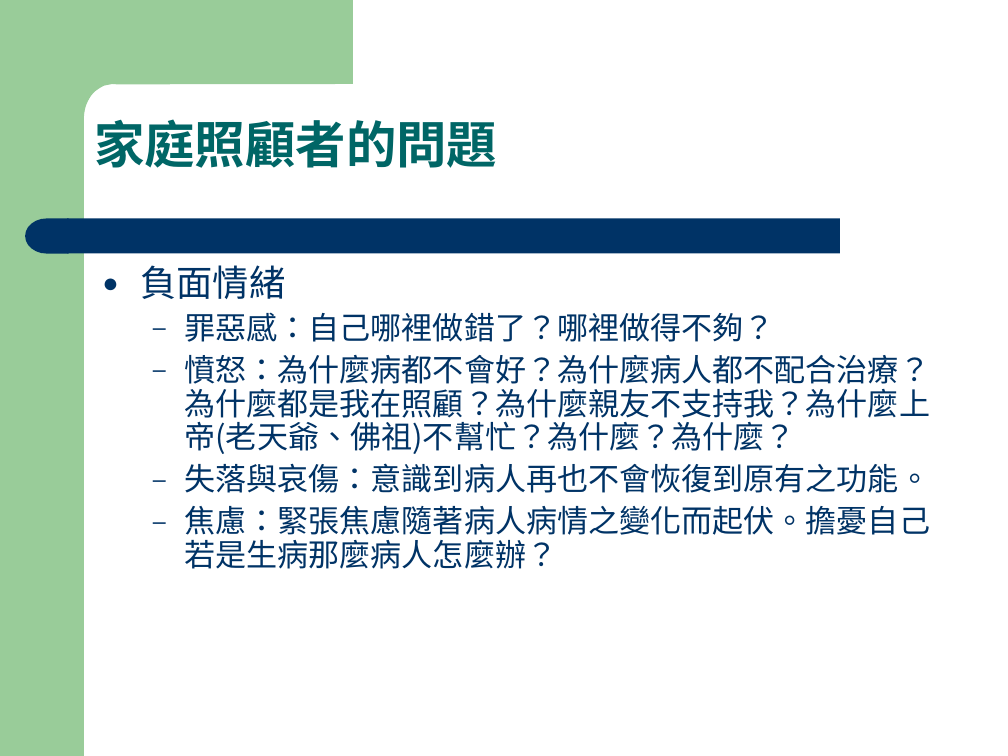
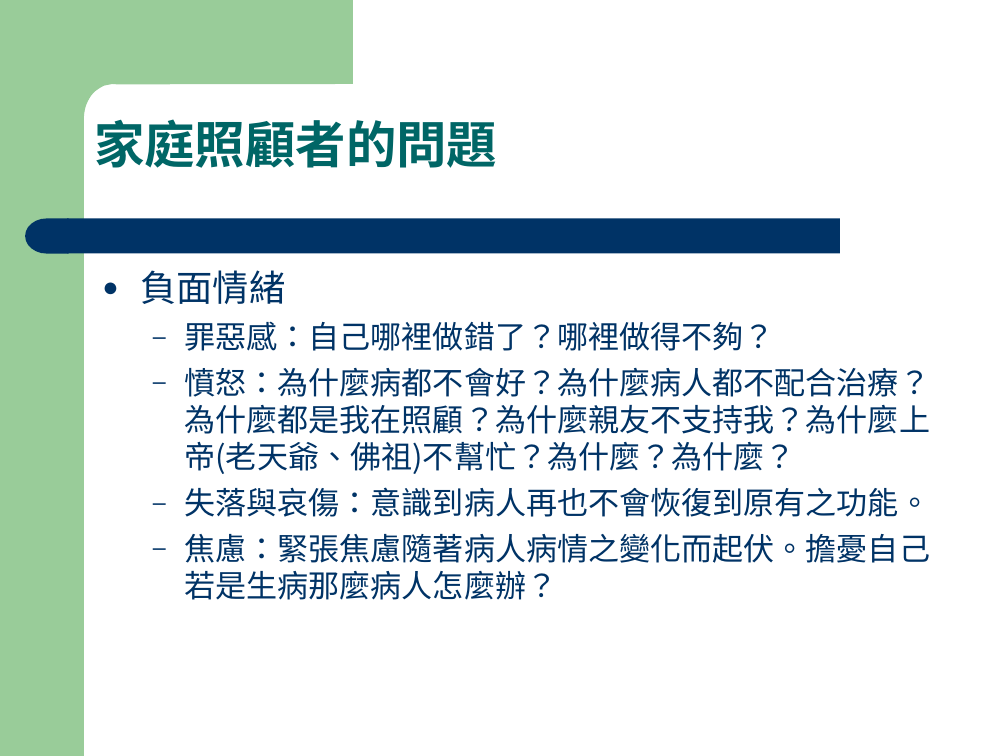
Before and after one commit to fhopecc/fhopecc, a slide deck: slide 13 of public/tutor/home_care.ppt. Drawn at 1008x756 pixels with LibreOffice and Linux fonts; fonts in the diff are those of the drawing. Boxes give left, top, right and bottom in pixels: in the first picture for what was removed or moved away, otherwise in the second. Text is boxed around its words. In the diff, an @@ line names an element or a change of style, - is before the commit and + after.

```diff
--- a/public/tutor/home_care.ppt
+++ b/public/tutor/home_care.ppt
@@ text "負面情緒" at (x1=140, y1=270, x2=930, y2=600): line spacing 0.9 to 1 @@
```
Also in this commit, not shown: 3 other slides changed.
